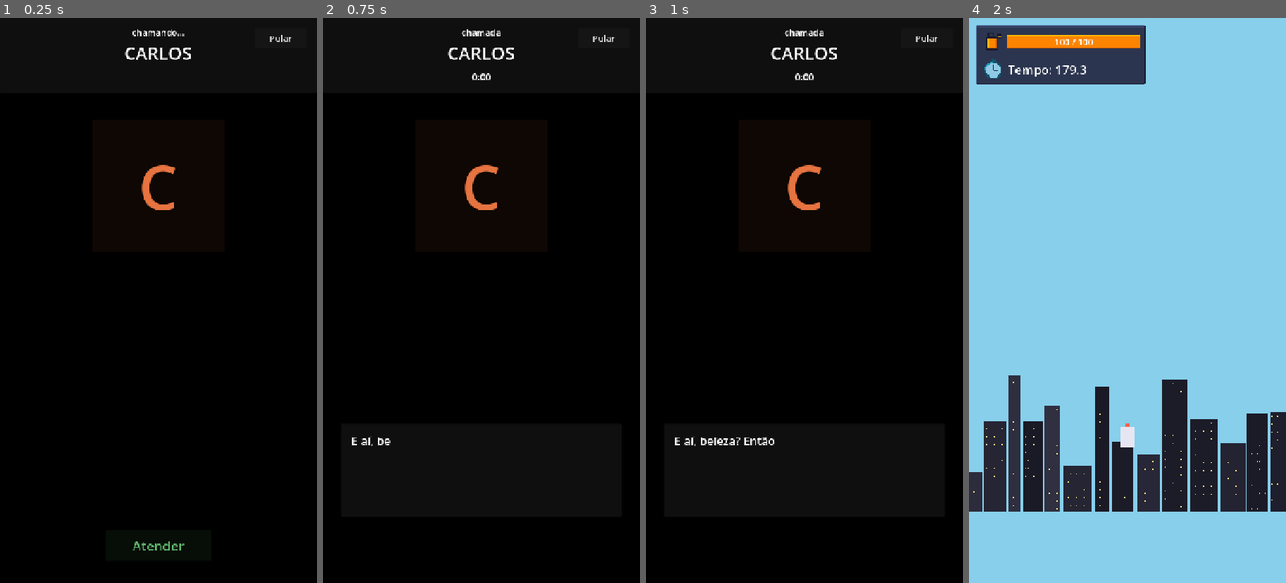
Above: before the commit, frames 1-4 (left to right).
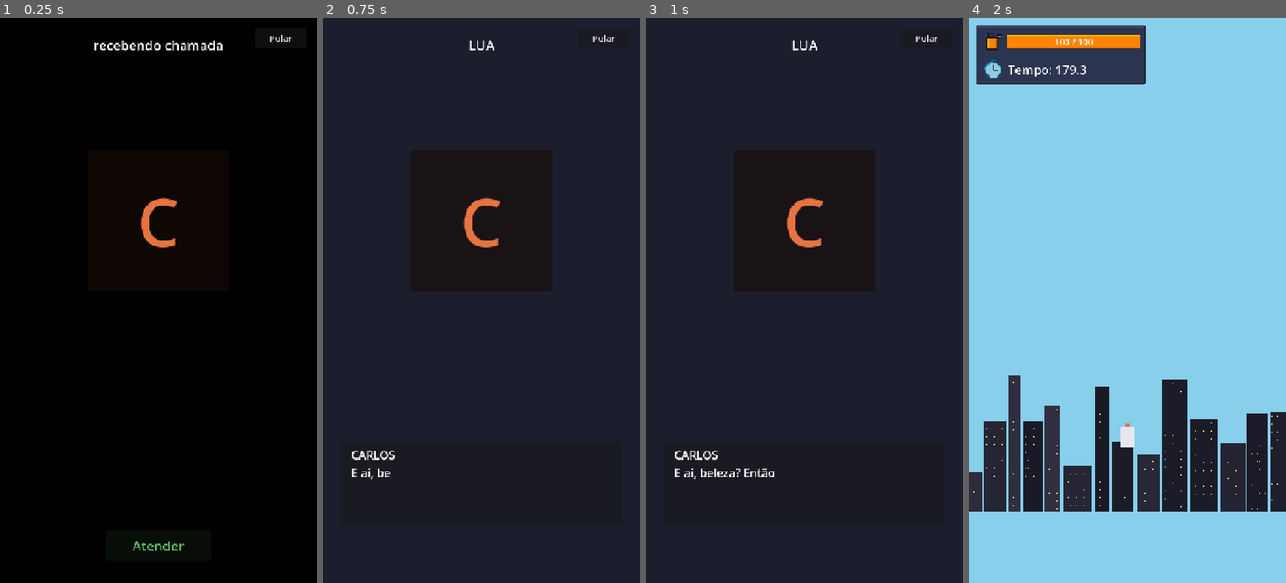
Above: after the commit, the same moments.

Repository: lucasevero/foguete-pra-lua
Game: Godot game, scene res://intro.tscn
The game is run twice, just before and just after one commit, with the same random seed, the same clock (stepped at 60 frames per second) and the same inputs.
Inputs:
- Up to frame 1 (0.25 s): no input
- Up to frame 2 (0.75 s): click "Atender" at 0.5 s
- Up to frame 3 (1 s): no input
- Up to frame 4 (2 s): click "Pular" at 1.25 s

The runs differ from the first frame. In frame 1, 1.2% of the frame differs, in the area x 29-71%, y 2-41%; in frame 2, 81%; in frame 3, 81%, in the area x 0-100%, y 0-100%; in frame 4, nothing differs.

Commit message:
feat(integration): cross-cut environment cutscene (location per beat)

Diff:
--- a/cutscene_beat.gd
+++ b/cutscene_beat.gd
@@ -9,6 +9,7 @@
 @export var kind: Kind = Kind.DIALOGUE
 @export var speaker: String = ""
 @export_multiline var text: String = ""
+@export var location: String = ""                    # ambiente do falante (rótulo placeholder / cena futura)
 @export var portrait: Texture2D                      # null = placeholder colorido
 @export var portrait_side: PortraitSide = PortraitSide.LEFT
 @export var background: Texture2D                     # null = usa background_color
@@ -18,11 +19,13 @@
 
 static func make(p_kind: Kind, p_speaker: String, p_text: String,
 		p_side: PortraitSide = PortraitSide.LEFT,
-		p_bg: Color = Color.BLACK) -> CutsceneBeat:
+		p_bg: Color = Color.BLACK,
+		p_location: String = "") -> CutsceneBeat:
 	var b := CutsceneBeat.new()
 	b.kind = p_kind
 	b.speaker = p_speaker
 	b.text = p_text
 	b.portrait_side = p_side
 	b.background_color = p_bg
+	b.location = p_location
 	return b
--- a/cutscene_intro.gd
+++ b/cutscene_intro.gd
@@ -2,20 +2,22 @@
 ## Dados da CENA 1 (abertura — a ligação do Carlos). Fonte: Notion "Storytelling".
 ## Área: integration.
 
-const SKY := Color(0.35, 0.65, 0.95)   # azul-céu da base de lançamento
+const SKY := Color(0.35, 0.65, 0.95)   # azul-céu da base de lançamento (legenda final)
+const MOON := Color(0.11, 0.12, 0.18)  # cinza-espaço escuro (ambiente LUA)
+const ROOM := Color(0.28, 0.20, 0.15)  # marrom-quente (seu quarto na TERRA)
 
 static func build() -> Array[CutsceneBeat]:
 	var K := CutsceneBeat.Kind
 	var S := CutsceneBeat.PortraitSide
 	var beats: Array[CutsceneBeat] = [
-		CutsceneBeat.make(K.CALL, "CARLOS", "CARLOS chamando…", S.LEFT, Color.BLACK),
-		CutsceneBeat.make(K.DIALOGUE, "CARLOS", "E aí, beleza? Então… eu e o Gus vibecodamos um foguete no fim de semana.", S.LEFT, Color.BLACK),
-		CutsceneBeat.make(K.DIALOGUE, "VOCÊ", "Vocês fizeram o quê?", S.RIGHT, Color.BLACK),
-		CutsceneBeat.make(K.DIALOGUE, "CARLOS", "Funcionou! A gente chegou na Lua! De verdade!", S.LEFT, Color.BLACK),
-		CutsceneBeat.make(K.DIALOGUE, "CARLOS", "É… só que a gente esqueceu de codar a volta.", S.LEFT, Color.BLACK),
-		CutsceneBeat.make(K.DIALOGUE, "GUS", "FALA PRA ELE TRAZER LANCHE!", S.RIGHT, Color.BLACK),
-		CutsceneBeat.make(K.DIALOGUE, "CARLOS", "Dá pra vir buscar a gente? Cê é a nossa única… uh… branch de recuperação.", S.LEFT, Color.BLACK),
-		CutsceneBeat.make(K.CAPTION, "", "Missão de resgate iniciada.", S.LEFT, SKY),
+		CutsceneBeat.make(K.CALL, "CARLOS", "CARLOS chamando…", S.LEFT, Color.BLACK, ""),
+		CutsceneBeat.make(K.DIALOGUE, "CARLOS", "E aí, beleza? Então… eu e o Gus vibecodamos um foguete no fim de semana.", S.LEFT, MOON, "LUA"),
+		CutsceneBeat.make(K.DIALOGUE, "VOCÊ", "Vocês fizeram o quê?", S.RIGHT, ROOM, "TERRA — seu quarto"),
+		CutsceneBeat.make(K.DIALOGUE, "CARLOS", "Funcionou! A gente chegou na Lua! De verdade!", S.LEFT, MOON, "LUA"),
+		CutsceneBeat.make(K.DIALOGUE, "CARLOS", "É… só que a gente esqueceu de codar a volta.", S.LEFT, MOON, "LUA"),
+		CutsceneBeat.make(K.DIALOGUE, "GUS", "FALA PRA ELE TRAZER LANCHE!", S.RIGHT, MOON, "LUA"),
+		CutsceneBeat.make(K.DIALOGUE, "CARLOS", "Dá pra vir buscar a gente? Cê é a nossa única… uh… branch de recuperação.", S.LEFT, MOON, "LUA"),
+		CutsceneBeat.make(K.CAPTION, "", "Missão de resgate iniciada.", S.LEFT, SKY, ""),
 	]
 	beats[7].auto_advance_after = 2.5   # a legenda final aparece sozinha e segue pro jogo
 	return beats
--- a/cutscene_player.gd
+++ b/cutscene_player.gd
@@ -1,7 +1,7 @@
 class_name CutscenePlayer
 extends CanvasLayer
-## Player de cutscene reutilizável e data-driven — layout "tela de chamada" (mobile/portrait).
-## Consome Array[CutsceneBeat] e toca em sequência. Emite `finished` no fim ou ao pular.
+## Player de cutscene reutilizável e data-driven — layout cross-cut (mobile/portrait).
+## Mostra o AMBIENTE do falante em tela cheia, cortando por beat. Emite `finished` no fim ou ao pular.
 ## Área: integration. Não conhece gameplay nem GameEvents — é pré-jogo/overlay genérico.
 ## Input touch-first: tocar avança; botões Atender/Pular; ui_accept/ui_cancel p/ desktop.
 
@@ -23,22 +23,18 @@
 var _index: int = -1
 var _typing: bool = false
 var _tween: Tween
-var _in_call: bool = false        # true durante os beats DIALOGUE (após atender) -> timer corre
-var _call_seconds: float = 0.0
 
 @onready var _bg: ColorRect = $Background
-@onready var _call_ui: Control = $CallUI
-@onready var _top_bar: Panel = $CallUI/TopBar
-@onready var _call_label: Label = $CallUI/TopBar/CallLabel
-@onready var _speaker: Label = $CallUI/TopBar/Speaker
-@onready var _call_timer: Label = $CallUI/TopBar/CallTimer
-@onready var _avatar: Panel = $CallUI/Avatar
-@onready var _avatar_initial: Label = $CallUI/Avatar/Initial
-@onready var _avatar_art: TextureRect = $CallUI/Avatar/Art
-@onready var _subtitle_box: Panel = $CallUI/SubtitleBox
-@onready var _subtitle: RichTextLabel = $CallUI/SubtitleBox/SubtitleText
-@onready var _answer_button: Button = $CallUI/AnswerButton
-@onready var _skip_button: Button = $CallUI/SkipButton
+@onready var _scene: Control = $Scene
+@onready var _location: Label = $Scene/LocationLabel
+@onready var _avatar: Panel = $Scene/Avatar
+@onready var _avatar_initial: Label = $Scene/Avatar/Initial
+@onready var _avatar_art: TextureRect = $Scene/Avatar/Art
+@onready var _subtitle_box: Panel = $Scene/SubtitleBox
+@onready var _speaker: Label = $Scene/SubtitleBox/SpeakerName
+@onready var _subtitle: RichTextLabel = $Scene/SubtitleBox/SubtitleText
+@onready var _answer_button: Button = $Scene/AnswerButton
+@onready var _skip_button: Button = $Scene/SkipButton
 @onready var _caption: Label = $Caption
 @onready var _audio: AudioStreamPlayer = $Audio
 
@@ -48,16 +44,9 @@
 	if not beats.is_empty():
 		play(beats)
 
-func _process(delta: float) -> void:
-	if _in_call:
-		_call_seconds += delta
-		_call_timer.text = _format_time(_call_seconds)
-
 func play(p_beats: Array[CutsceneBeat]) -> void:
 	_beats = p_beats
 	_index = -1
-	_in_call = false
-	_call_seconds = 0.0
 	_next()
 
 func advance() -> void:
@@ -89,7 +78,7 @@
 	_show_beat(_beats[_index])
 
 func _show_beat(beat: CutsceneBeat) -> void:
-	_bg.color = beat.background_color   # placeholder; textura real entra depois via slot
+	_bg.color = beat.background_color   # placeholder do ambiente; textura real entra via slot
 	if beat.sfx != null:
 		_audio.stream = beat.sfx
 		_audio.play()
@@ -103,15 +92,11 @@
 	_arm_auto_advance(beat)
 
 func _show_call(beat: CutsceneBeat) -> void:
-	# Tela "recebendo chamada": estruturada a partir de beat.speaker.
-	# (beat.text não é exibido aqui — o CALL é UI estruturada, não uma frase.)
-	_in_call = false
-	_call_ui.visible = true
+	# Beat 0: tela "recebendo chamada" (estruturada a partir de beat.speaker).
+	_scene.visible = true
 	_caption.visible = false
-	_top_bar.visible = true
-	_call_label.text = "chamando…"
+	_location.text = "recebendo chamada"
 	_speaker.text = beat.speaker
-	_call_timer.visible = false
 	_subtitle_box.visible = false
 	_answer_button.visible = true
 	_skip_button.visible = true
@@ -119,13 +104,11 @@
 	_typing = false
 
 func _show_dialogue(beat: CutsceneBeat) -> void:
-	_in_call = true
-	_call_ui.visible = true
+	# Cross-cut: mostra o ambiente do falante (beat.location) em tela cheia.
+	_scene.visible = true
 	_caption.visible = false
-	_top_bar.visible = true
-	_call_label.text = "chamada"
+	_location.text = beat.location
 	_speaker.text = beat.speaker
-	_call_timer.visible = true
 	_subtitle_box.visible = true
 	_answer_button.visible = false
 	_skip_button.visible = true
@@ -133,9 +116,8 @@
 	_start_typing(beat.text)
 
 func _show_caption(beat: CutsceneBeat) -> void:
-	# A ligação "desligou": derruba a moldura de chamada, mostra a legenda central.
-	_in_call = false
-	_call_ui.visible = false
+	# Fim: some com a cena, mostra a legenda central sobre o fundo.
+	_scene.visible = false
 	_caption.visible = true
 	_caption.text = beat.text
 	_caption.modulate.a = 0.0
@@ -177,13 +159,8 @@
 				_next()
 		)
 
-func _format_time(seconds: float) -> String:
-	var total := int(seconds)
-	return "%d:%02d" % [total / 60, total % 60]
-
 func _cleanup() -> void:
 	if _tween and _tween.is_valid():
 		_tween.kill()
 	_index = _beats.size()
 	_typing = false
-	_in_call = false
--- a/cutscene_player.tscn
+++ b/cutscene_player.tscn
@@ -10,76 +10,65 @@
 anchor_bottom = 1.0
 color = Color(0, 0, 0, 1)
 
-[node name="CallUI" type="Control" parent="."]
+[node name="Scene" type="Control" parent="."]
 anchor_right = 1.0
 anchor_bottom = 1.0
 
-[node name="TopBar" type="Panel" parent="CallUI"]
+[node name="LocationLabel" type="Label" parent="Scene"]
 anchor_right = 1.0
-offset_bottom = 170.0
+offset_top = 40.0
+offset_bottom = 84.0
+horizontal_alignment = 1
+theme_override_font_sizes/font_size = 30
 
-[node name="CallLabel" type="Label" parent="CallUI/TopBar"]
-anchor_right = 1.0
-offset_top = 18.0
-offset_bottom = 46.0
-horizontal_alignment = 1
-theme_override_font_sizes/font_size = 20
-
-[node name="Speaker" type="Label" parent="CallUI/TopBar"]
-anchor_right = 1.0
-offset_top = 52.0
-offset_bottom = 112.0
-horizontal_alignment = 1
-theme_override_font_sizes/font_size = 40
-
-[node name="CallTimer" type="Label" parent="CallUI/TopBar"]
-anchor_right = 1.0
-offset_top = 118.0
-offset_bottom = 150.0
-horizontal_alignment = 1
-theme_override_font_sizes/font_size = 22
-
-[node name="Avatar" type="Panel" parent="CallUI"]
+[node name="Avatar" type="Panel" parent="Scene"]
 anchor_left = 0.5
 anchor_right = 0.5
-offset_left = -150.0
-offset_top = 230.0
-offset_right = 150.0
-offset_bottom = 530.0
+offset_left = -160.0
+offset_top = 300.0
+offset_right = 160.0
+offset_bottom = 620.0
 
-[node name="Initial" type="Label" parent="CallUI/Avatar"]
+[node name="Initial" type="Label" parent="Scene/Avatar"]
 anchor_right = 1.0
 anchor_bottom = 1.0
 horizontal_alignment = 1
 vertical_alignment = 1
-theme_override_font_sizes/font_size = 140
+theme_override_font_sizes/font_size = 150
 
-[node name="Art" type="TextureRect" parent="CallUI/Avatar"]
+[node name="Art" type="TextureRect" parent="Scene/Avatar"]
 visible = false
 anchor_right = 1.0
 anchor_bottom = 1.0
 expand_mode = 1
 stretch_mode = 5
 
-[node name="SubtitleBox" type="Panel" parent="CallUI"]
+[node name="SubtitleBox" type="Panel" parent="Scene"]
 anchor_top = 1.0
 anchor_right = 1.0
 anchor_bottom = 1.0
 offset_left = 40.0
-offset_top = -360.0
+offset_top = -320.0
 offset_right = -40.0
-offset_bottom = -150.0
+offset_bottom = -130.0
 
-[node name="SubtitleText" type="RichTextLabel" parent="CallUI/SubtitleBox"]
+[node name="SpeakerName" type="Label" parent="Scene/SubtitleBox"]
+offset_left = 24.0
+offset_top = 12.0
+offset_right = 400.0
+offset_bottom = 46.0
+theme_override_font_sizes/font_size = 26
+
+[node name="SubtitleText" type="RichTextLabel" parent="Scene/SubtitleBox"]
 anchor_right = 1.0
 anchor_bottom = 1.0
 offset_left = 24.0
-offset_top = 20.0
+offset_top = 52.0
 offset_right = -24.0
 offset_bottom = -20.0
 theme_override_font_sizes/normal_font_size = 26
 
-[node name="AnswerButton" type="Button" parent="CallUI"]
+[node name="AnswerButton" type="Button" parent="Scene"]
 anchor_left = 0.5
 anchor_top = 1.0
 anchor_right = 0.5
@@ -92,7 +81,7 @@
 modulate = Color(0.45, 0.85, 0.5, 1)
 theme_override_font_sizes/font_size = 30
 
-[node name="SkipButton" type="Button" parent="CallUI"]
+[node name="SkipButton" type="Button" parent="Scene"]
 anchor_left = 1.0
 anchor_right = 1.0
 offset_left = -140.0
--- a/tests/test_cutscene_data.gd
+++ b/tests/test_cutscene_data.gd
@@ -8,14 +8,13 @@
 	ok = _check(beats.size() == 8, "esperava 8 beats, veio %d" % beats.size()) and ok
 	ok = _check(beats[0].kind == CutsceneBeat.Kind.CALL, "beat 0 deve ser CALL") and ok
 	ok = _check(beats[0].speaker == "CARLOS", "beat 0 speaker deve ser CARLOS") and ok
+	ok = _check(beats[1].location == "LUA", "beat 1 (Carlos) deve ser ambiente LUA") and ok
+	ok = _check(beats[2].location == "TERRA — seu quarto", "beat 2 (Você) deve ser ambiente TERRA") and ok
+	ok = _check(beats[5].speaker == "GUS", "beat 5 deve ser o GUS") and ok
+	ok = _check(beats[5].location == "LUA", "beat 5 (Gus) deve ser ambiente LUA") and ok
 	ok = _check(beats[7].kind == CutsceneBeat.Kind.CAPTION, "beat 7 deve ser CAPTION") and ok
 	ok = _check(beats[7].text == "Missão de resgate iniciada.", "legenda final errada") and ok
 	ok = _check(beats[7].auto_advance_after > 0.0, "legenda final deve auto-avançar") and ok
-	var has_gus := false
-	for b in beats:
-		if b.speaker == "GUS":
-			has_gus = true
-	ok = _check(has_gus, "GUS deve aparecer em algum beat") and ok
 	if ok:
 		print("TEST_OK test_cutscene_data")
 		quit(0)
--- a/tests/test_cutscene_player.gd
+++ b/tests/test_cutscene_player.gd
@@ -7,8 +7,8 @@
 
 	var scene: PackedScene = load("res://cutscene_player.tscn")
 
-	var d1 := CutsceneBeat.make(CutsceneBeat.Kind.DIALOGUE, "CARLOS", "oi")
-	var d2 := CutsceneBeat.make(CutsceneBeat.Kind.DIALOGUE, "VOCÊ", "tchau", CutsceneBeat.PortraitSide.RIGHT)
+	var d1 := CutsceneBeat.make(CutsceneBeat.Kind.DIALOGUE, "CARLOS", "oi", CutsceneBeat.PortraitSide.LEFT, Color.BLACK, "LUA")
+	var d2 := CutsceneBeat.make(CutsceneBeat.Kind.DIALOGUE, "VOCÊ", "tchau", CutsceneBeat.PortraitSide.RIGHT, Color.BLACK, "TERRA")
 	var beats: Array[CutsceneBeat] = [d1, d2]
 
 	# 1) DIALOGUE: dirige advance() até finalizar
@@ -60,7 +60,7 @@
 	var done4 := {"v": false}
 	player4.finished.connect(func(): done4["v"] = true)
 	player4.play(beats)
-	(player4.get_node("CallUI/SkipButton") as Button).pressed.emit()
+	(player4.get_node("Scene/SkipButton") as Button).pressed.emit()
 	ok = _check(done4["v"], "SkipButton deveria disparar skip()->finished") and ok
 
 	# 5) AnswerButton.pressed -> advance() a partir do CALL, depois dirige até o fim
@@ -70,7 +70,7 @@
 	var done5 := {"v": false}
 	player5.finished.connect(func(): done5["v"] = true)
 	player5.play(caption_beats)
-	(player5.get_node("CallUI/AnswerButton") as Button).pressed.emit()
+	(player5.get_node("Scene/AnswerButton") as Button).pressed.emit()
 	var guard5 := 0
 	while not done5["v"] and guard5 < 20:
 		player5.advance()
